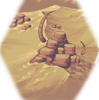
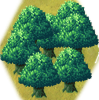
Comparing the layer stacks of the two (99, 100) images. Changes:
showed group "forest" (6 layers) over (0, 0, 99, 100)
added layer "Background" (2nd of 2, in "forest" › "gras copy") in group "gras copy" over (0, 0, 99, 100)
showed group "gras" (3 layers) over (0, 0, 99, 100)
added layer "Background copy" in group "gras" over (0, 0, 99, 100)
hid group "deshest" (1 layers) over (0, 0, 99, 100)
